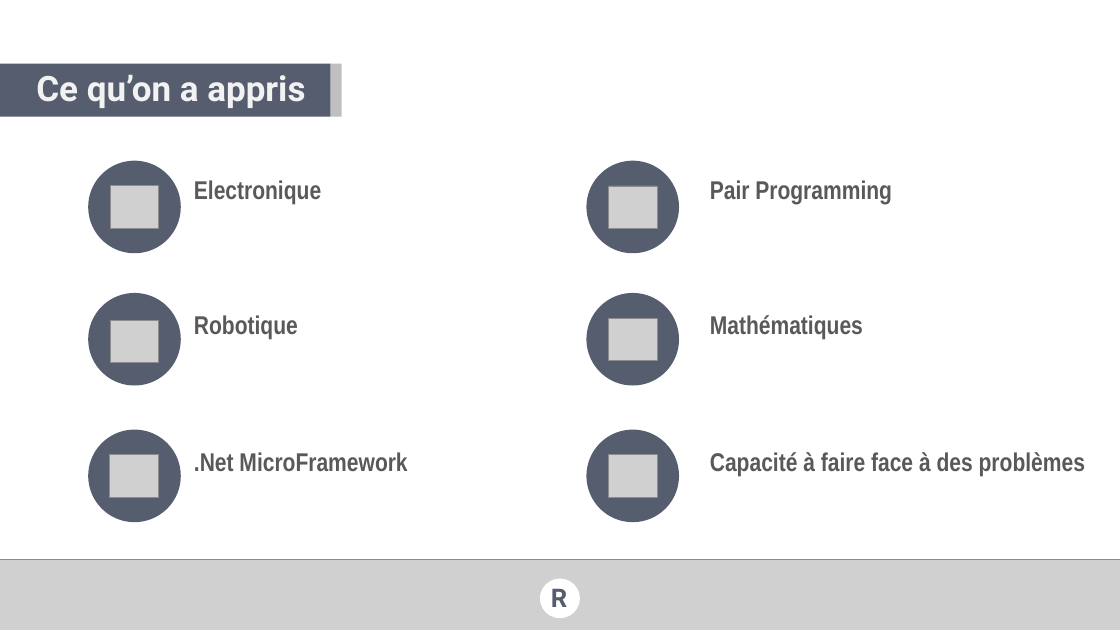
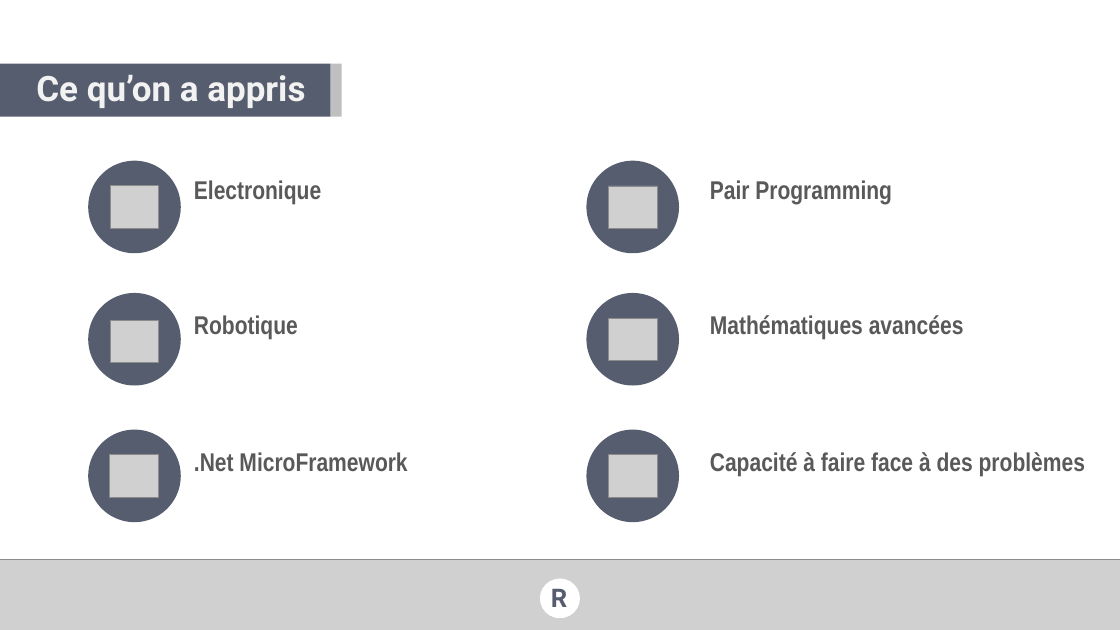
Before and after one commit to val92130/RSmart, a slide deck: slide 32 of Docs/Forum PI/RSmart presentation forum PI .pptx. Drawn at 1120x630 pixels with LibreOffice and Linux fonts; fonts in the diff are those of the drawing; grey boxes stand for pictures; background and template pictures are left out. Boxes give left, top, right and bottom in pixels: in the first picture for what was removed or moved away, otherwise in the second. Text is boxed around its words. In the diff, an @@ line names an element or a change of style, - is before the commit and + after.

```diff
--- a/Docs/Forum PI/RSmart presentation forum PI .pptx
+++ b/Docs/Forum PI/RSmart presentation forum PI .pptx
@@ text at bbox=[710, 315, 964, 340]: text changed @@
-Mathématiques
+Mathématiques avancées
```
Also in this commit, not shown: 3 other slides changed, 13 other files.
